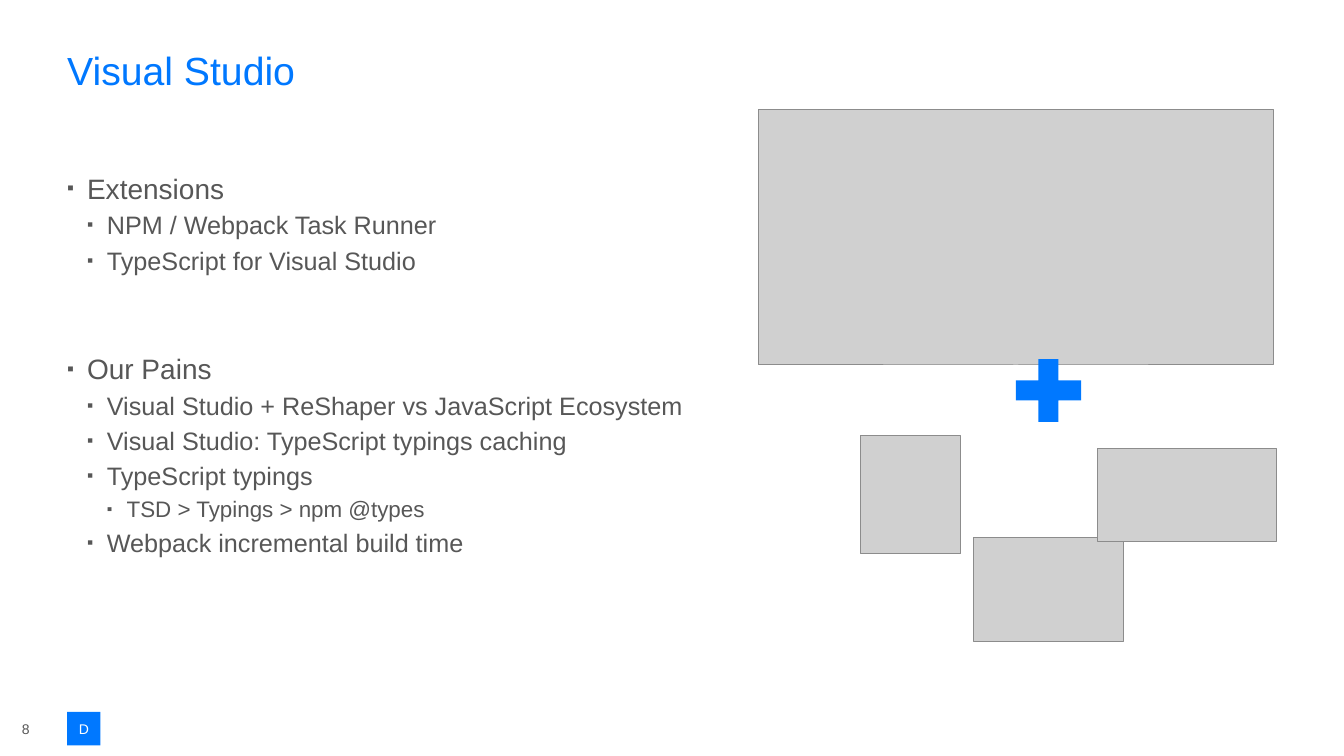
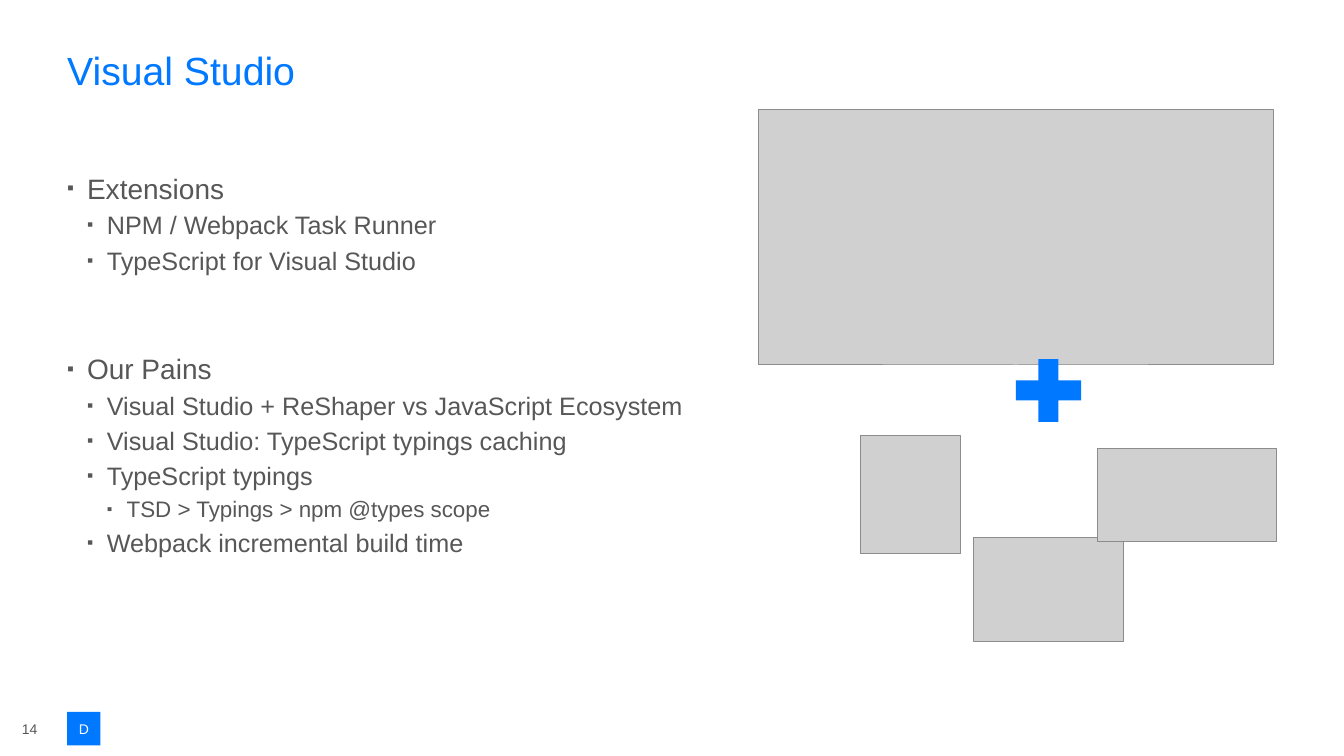
Before and after one commit to rasmuskl/react-webpack-typescript, a slide deck: slide 14 of 20170531-anug-120min/_notes/Presentation.pptx (slide 8 before the commit). Drawn at 1344x756 pixels with LibreOffice and Linux fonts; fonts in the diff are those of the drawing; grey boxes stand for pictures; background and template pictures are left out. Boxes give left, top, right and bottom in pixels: in the first picture for what was removed or moved away, otherwise in the second. Text is boxed around its words. In the diff, an @@ line names an element or a change of style, - is before the commit and + after.

```diff
--- a/20170531-anug-120min/_notes/Presentation.pptx
+++ b/20170531-anug-120min/_notes/Presentation.pptx
@@ text at bbox=[127, 501, 491, 522]: text changed @@
-    ▪ TSD > Typings > npm @types
+    ▪ TSD > Typings > npm @types scope
@@ page number at bbox=[22, 724, 38, 734]: text changed @@
-8
+14
```
Also in this commit, not shown: 7 other slides changed, 1 slide removed.
